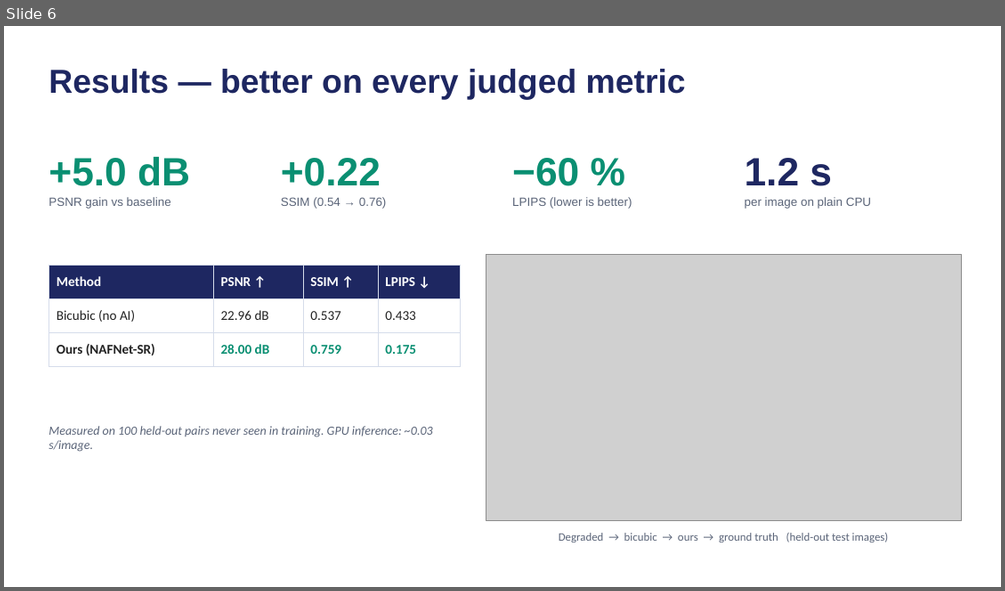
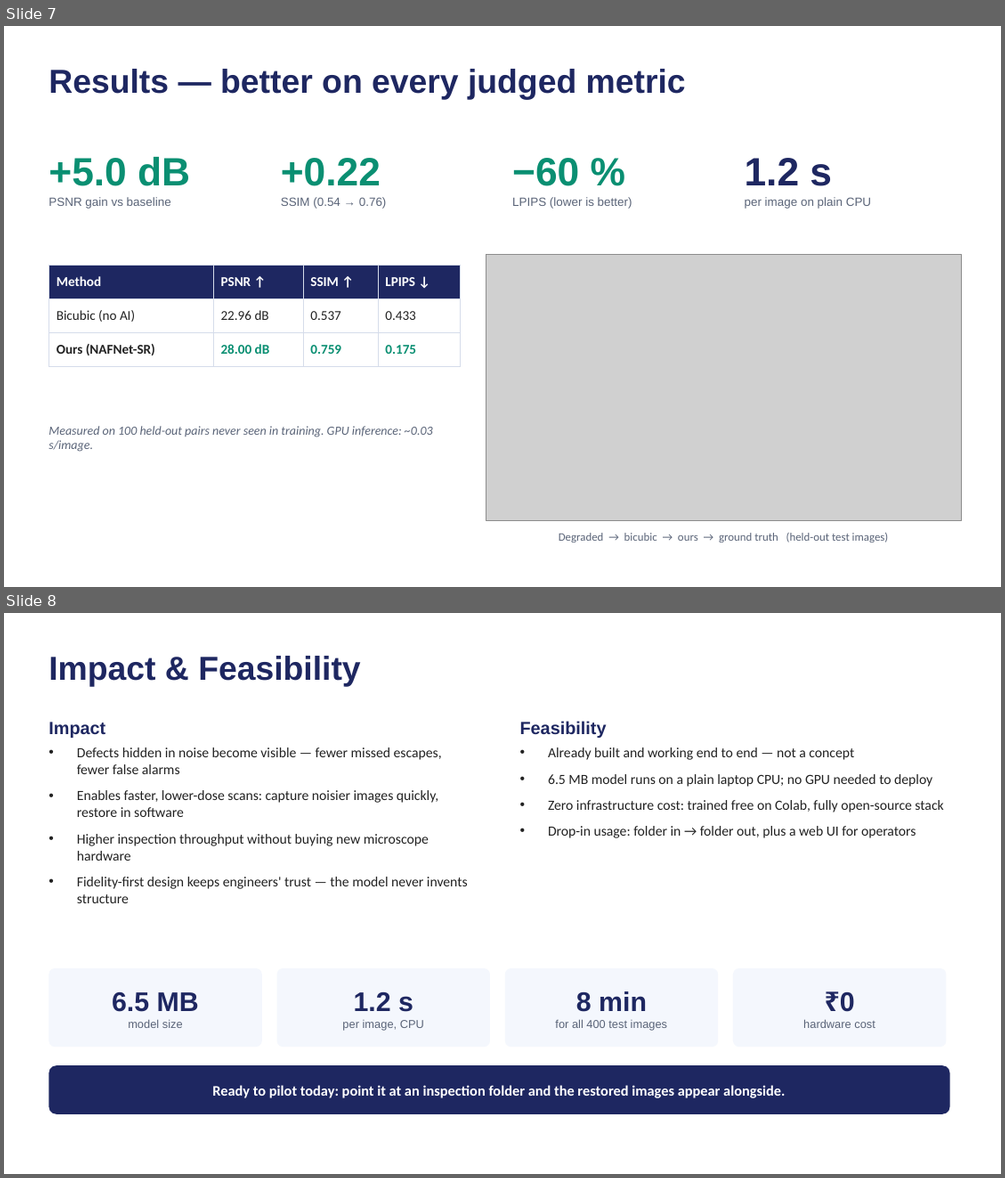
Before and after one commit to prakharbajaj1551/semicon-image-restoration, a slide deck: BYTE_BRIGADE_SEMICON2026.pptx. Shown one above the other, each under a label of ours: slide 6 before the commit, slides 7 and 8 after it. The pictures are 1005x591 and 1005x1178 pixels, drawn with LibreOffice and Linux fonts; fonts in the diff are those of the drawing; grey boxes stand for pictures. Boxes give left, top, right and bottom in pixels: in the first picture for what was removed or moved away, otherwise in the second. Text is boxed around its words. In the diff, an @@ line names an element or a change of style, - is before the commit and + after.

```diff
--- a/BYTE_BRIGADE_SEMICON2026.pptx
+++ b/BYTE_BRIGADE_SEMICON2026.pptx
@@ slide 8 added at (4, 613, 1001, 1174), background #FFFFFF @@
@@ text added at (48, 656, 360, 687), 32 pt, text #1E2761, bold @@
+Impact & Feasibility
@@ text added at (48, 722, 105, 738), 17 pt, text #1E2761, bold @@
+Impact
@@ text added at (520, 721, 607, 738), 17 pt, text #1E2761, bold @@
+Feasibility
@@ text added at (77, 747, 468, 903), 13.5 pt, text #222222 @@
+• Defects hidden in noise become visible — fewer missed escapes, fewer false alarms
+• Enables faster, lower-dose scans: capture noisier images quickly, restore in software
+• Higher inspection throughput without buying new microscope hardware
+• Fidelity-first design keeps engineers' trust — the model never invents structure
@@ text added at (548, 747, 943, 838), 13.5 pt, text #222222 @@
+• Already built and working end to end — not a concept
+• 6.5 MB model runs on a plain laptop CPU; no GPU needed to deploy
+• Zero infrastructure cost: trained free on Colab, fully open-source stack
+• Drop-in usage: folder in → folder out, plus a web UI for operators
@@ rounded rectangle added at (48, 968, 262, 1046), fill #F4F7FD, 11 pt, text #5A6478 @@
+6.5 MB
+model size
@@ rounded rectangle added at (277, 968, 490, 1046), fill #F4F7FD, 11 pt, text #5A6478 @@
+1.2 s
+per image, CPU
@@ rounded rectangle added at (505, 968, 718, 1046), fill #F4F7FD, 11 pt, text #5A6478 @@
+8 min
+for all 400 test images
@@ rounded rectangle added at (733, 968, 947, 1046), fill #F4F7FD, 11 pt, text #5A6478 @@
+₹0
+hardware cost
@@ rounded rectangle added at (48, 1065, 950, 1114), fill #1E2761, 14 pt, text #FFFFFF, bold @@
+Ready to pilot today: point it at an inspection folder and the restored images appear alongside.
@@ what was slide 6 is now slide 7 @@
```
Also in this commit, not shown: 1 other slide added, 30 other files.
